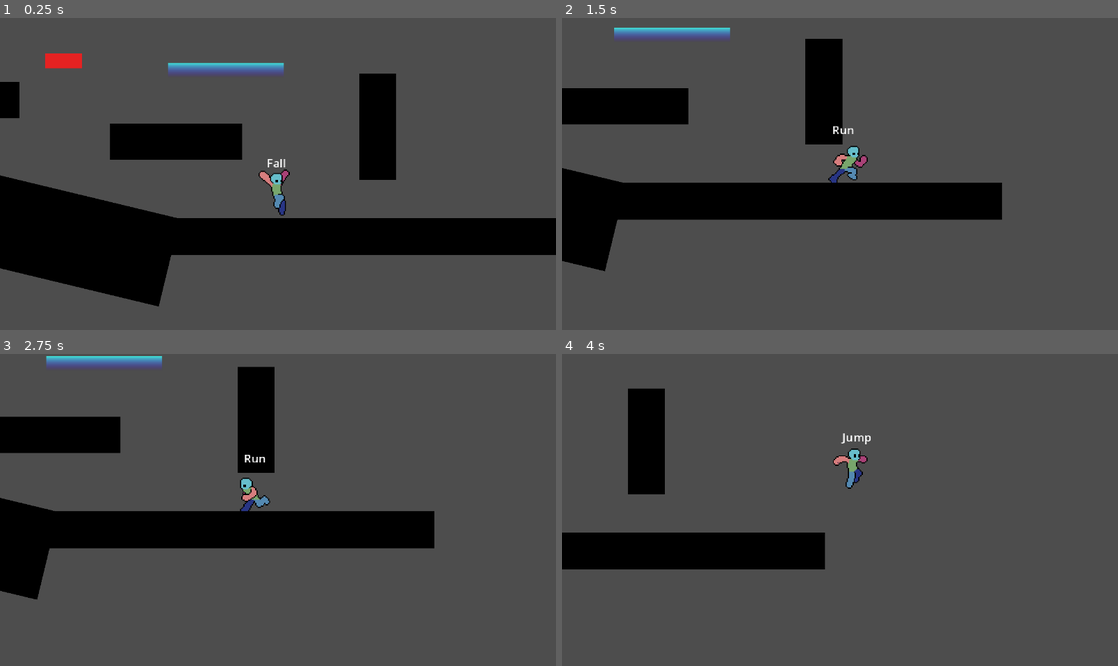
Above: before the commit, frames 1-4 (two rows, left to right).
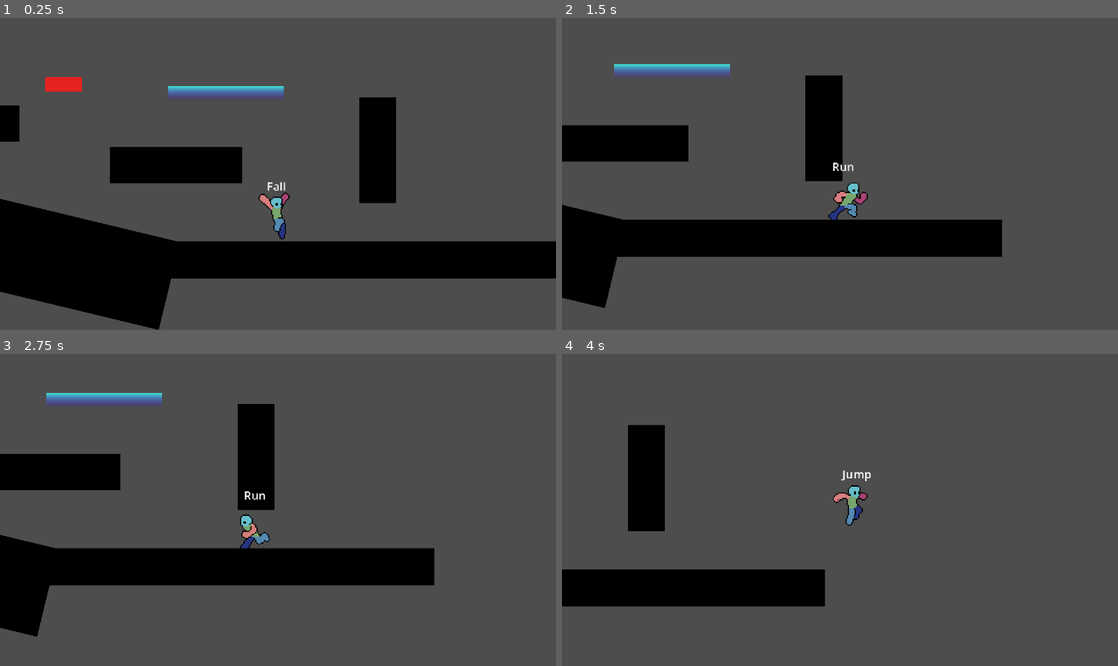
Above: after the commit, the same moments.

Repository: TianJunShi1/harry-forge
Game: Godot game, scene res://playground.tscn
Same seed, same stepped clock (60 frames per second), same inputs: the game is played once before the commit and once after it.
Inputs:
- Up to frame 1 (0.25 s): no input
- Up to frame 2 (1.5 s): hold D (right) from 0.53 s (still down); tap Shift (run) at 0.6, 1.35 s; tap Space (jump) at 0.77 s
- Up to frame 3 (2.75 s): tap Space (jump) at 1.52 s; release D (right) at 2.03 s; hold A (left) from 2.03 s (still down); tap Shift (run) at 2.1 s
- Up to frame 4 (4 s): release A (left) at 2.78 s; hold D (right) from 2.78 s (still down); tap Shift (run) at 2.85, 3.6 s; tap Space (jump) at 3.02, 3.77 s

The runs differ from the first frame. In frame 1, 23% of the frame differs, in the area x 0-100%, y 11-100%; in frame 2, 28%, in the area x 0-80%, y 3-93%; in frame 3, 27%; in frame 4, 14%.

Commit message:
feat: 增加 vertical_offset 垂直构图偏移
- 新增 @export var vertical_offset (默认 -32，画面下移让玩家
  位于屏幕下半，看到更多上方空间，便于平台跳跃预判)
- 在 _compute_desired_position 中叠加到 target_pos.y
- lock 模式天然不受影响（_target_lock_center 路径不调用此函数）
- 与 look-ahead 正交（X vs Y），由 follow_smoothing 统一平滑

https://claude.ai/code/session_01AJSbFJj2VUMALu7WGXsoLR

Diff:
--- a/general/scripts/game_camera.gd
+++ b/general/scripts/game_camera.gd
@@ -32,6 +32,11 @@
 @export_range(0.1, 20.0, 0.1) var look_ahead_return_speed: float = 1.2
 ## 触发前视的最低速度（像素/秒）
 @export_range(0.0, 200.0, 1.0) var look_ahead_velocity_threshold: float = 30.0
+
+@export_group("Framing")
+## 摄像机相对玩家的垂直偏移（像素）。负值=画面整体下移，玩家在屏幕下半（看到更多上方）。
+## lock 模式下自动失效（房间中心由 zone 决定）。
+@export_range(-200.0, 200.0, 1.0) var vertical_offset: float = -32.0
 
 @export_group("Bounds")
 ## 软边界宽度（像素）。0 = 硬 clamp，>0 = 靠近边界时减速
@@ -313,6 +318,10 @@
 
 func _compute_desired_position(delta: float) -> Vector2:
 	var target_pos: Vector2 = follow_target.global_position
+
+	# 垂直构图偏移：与 look-ahead 正交（一个走 X 一个走 Y），互不干扰；
+	# 直接叠加到 target_pos，由外层 follow_smoothing 统一平滑，无需独立缓动
+	target_pos.y += vertical_offset
 
 	# 前视偏移
 	if look_ahead_enabled:
